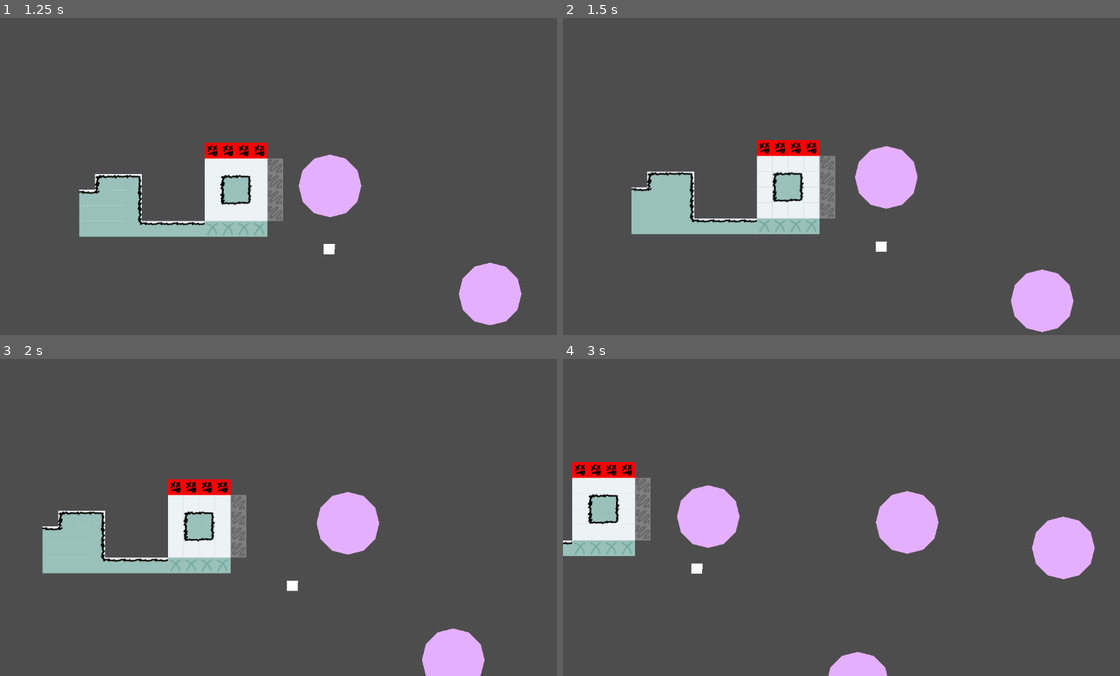
Above: before the commit, frames 1-4 (two rows, left to right).
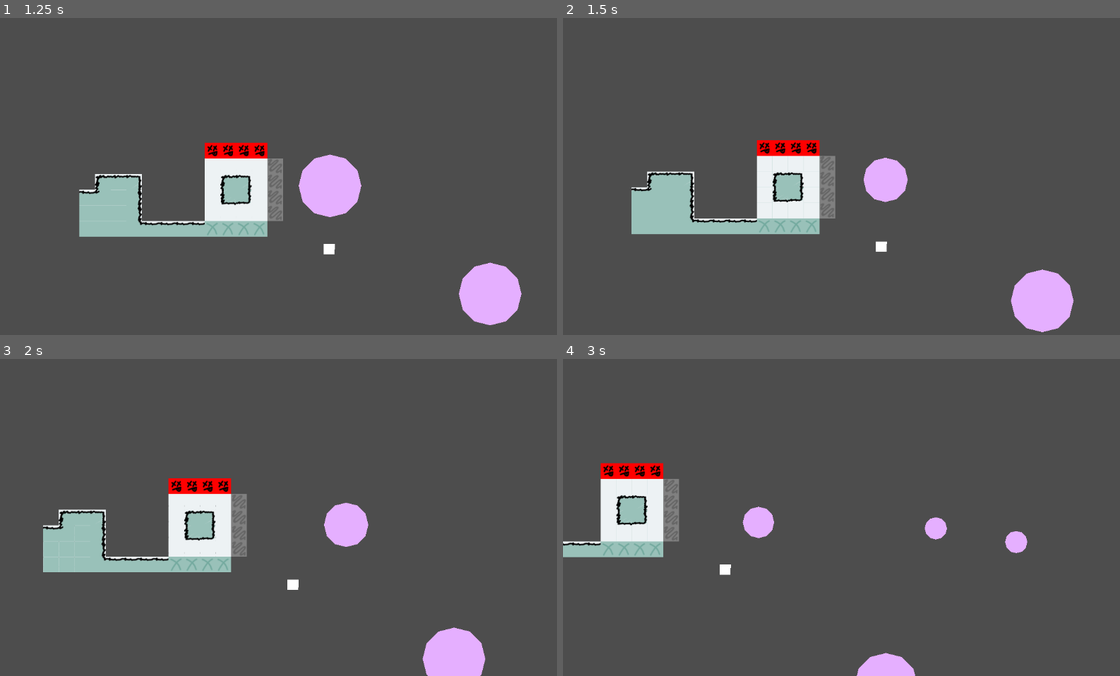
Above: after the commit, the same moments.

Repository: theascone/ggj25
Game: Godot game, scene res://scenes/menu.tscn
Two runs of this game, one before a commit and one after it. Both use one fixed random seed, a clock stepped at 60 frames per second and the inputs below.
Inputs:
- Up to frame 1 (1.25 s): click "Start" at 0.5 s
- Up to frame 2 (1.5 s): tap Enter (ui_accept) at 1.25 s; hold D (move_right) from 1.28 s (still down); hold Space (split) from 1.28 s (still down)
- Up to frame 3 (2 s): keep holding D (move_right); keep holding Space (split); tap Enter (ui_accept) at 1.52 s
- Up to frame 4 (3 s): release Space (split) at 2.03 s; tap Space (split) at 2.1 s; tap Enter (ui_accept) at 2.27 s; release D (move_right) at 2.78 s; hold A (move_left) from 2.78 s (still down); hold Space (split) from 2.78 s (still down)

Frame 1 is identical in both runs. In frame 2, 1.0% of the frame differs, in the area x 12-92%, y 39-100%; in frame 3, 2.3%; in frame 4, 11%, in the area x 0-96%, y 32-100%.

Commit message:
shrink bubble surface when splitting

Diff:
--- a/scripts/bubble.gd
+++ b/scripts/bubble.gd
@@ -5,7 +5,8 @@
 @export var dampening = 0.9
 @export var sine_amplitude = 250.0
 @export var sine_frequency = 0.0035
-@export var start_volume = 100.0
+@export var initial_surface = 100.0
+@export var surface = initial_surface
 
 func add_velocity(velocity: Vector2):
 	self.velocity += velocity
@@ -35,11 +36,11 @@
 	#else:
 	#	velocity.x = move_toward(velocity.x, 0, SPEED)
 
-func shrink(shrink_val: float) -> void:
-	start_volume -= shrink_val
-
-func grow(grow_val: float) -> void:
-	start_volume += grow_val
+func update_surface(factor: float):
+	surface *= factor
+	factor = sqrt(factor)
+	scale.x *= factor
+	scale.y *= factor
 
 func pop() -> void:
 	#death_animation()
--- a/scripts/player.gd
+++ b/scripts/player.gd
@@ -14,7 +14,8 @@
 func _physics_process(delta: float) -> void:
 	var direction = Input.get_vector("move_left", "move_right", "move_up", "move_down")
 	if controlled:
-		controlled.add_velocity(direction * acceleration * delta)
+		var vel = direction * acceleration * delta
+		controlled.add_velocity(vel)
 
 func enumerate_bubbles():
 
@@ -43,6 +44,10 @@
 		if velocity.length() > 1e-5:
 			place_dir = velocity.normalized()
 
+		bubble.scale = controlled.scale
+		bubble.surface = controlled.surface
+		controlled.update_surface(0.5)
+		bubble.update_surface(0.5)
 		bubble.position = controlled.position - 2 * place_dir
 		controlled.position += 2 * place_dir
 
